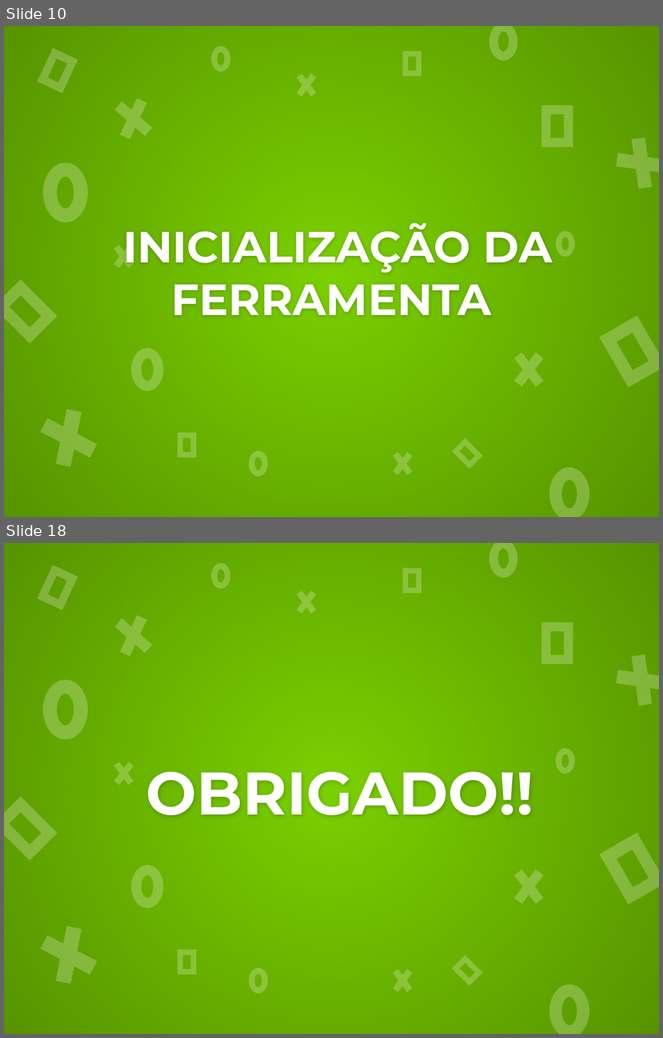
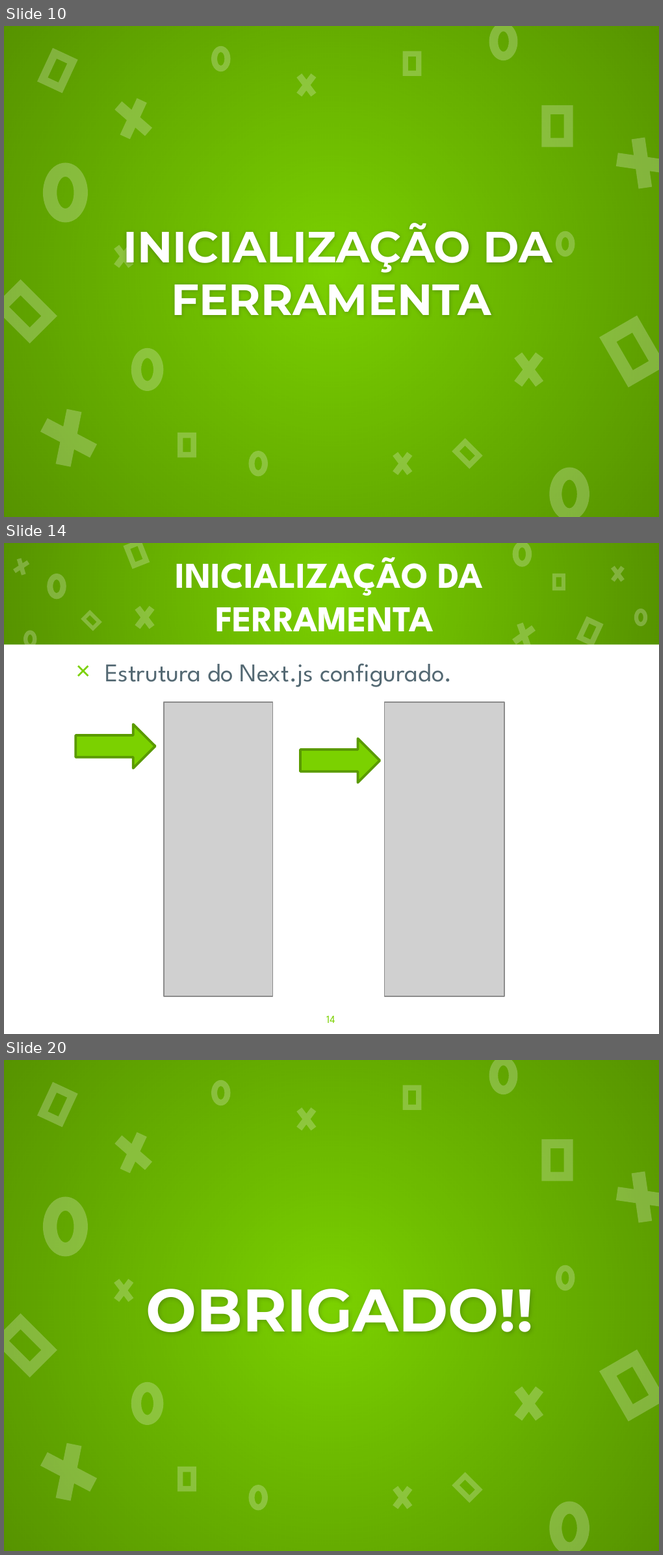
Before and after one commit to C4PISTRANO/DW2A4, a slide deck: Tecnologia Javascript/NextJs.pptx. Shown one above the other, each under a label of ours: slides 10 and 18 before the commit, slides 10, 14 and 20 after it; the slides between them are not shown. The pictures are 663x1038 and 663x1555 pixels, drawn with LibreOffice and Linux fonts; fonts in the diff are those of the drawing; grey boxes stand for pictures. Boxes give left, top, right and bottom in pixels: in the first picture for what was removed or moved away, otherwise in the second. Text is boxed around its words. In the diff, an @@ line names an element or a change of style, - is before the commit and + after.

```diff
--- a/Tecnologia Javascript/NextJs.pptx
+++ b/Tecnologia Javascript/NextJs.pptx
@@ slide 14 added at (4, 543, 659, 1034), background #7BD100 @@
@@ rectangle added at (4, 543, 659, 644), fill gradient #000000 @@
@@ cross added at (8, 552, 35, 582), fill #FFFFFF at 24% opacity @@
@@ frame added at (124, 543, 150, 568), fill #FFFFFF at 24% opacity @@
@@ title added at (175, 557, 484, 631), 30 pt, text #FFFFFF, bold @@
+INICIALIZAÇÃO DA FERRAMENTA
@@ donut added at (512, 543, 532, 566), fill #FFFFFF at 24% opacity @@
@@ cross added at (608, 561, 628, 587), fill #FFFFFF at 24% opacity @@
@@ donut added at (47, 574, 66, 599), fill #FFFFFF at 24% opacity @@
@@ frame added at (553, 574, 566, 591), fill #FFFFFF at 24% opacity @@
@@ cross added at (131, 599, 159, 635), fill #FFFFFF at 24% opacity @@
@@ frame added at (81, 609, 102, 631), fill #FFFFFF at 24% opacity @@
@@ cross added at (505, 613, 543, 657), fill #FFFFFF at 24% opacity @@
@@ frame added at (576, 616, 603, 646), fill #FFFFFF at 24% opacity @@
@@ donut added at (634, 609, 648, 626), fill #FFFFFF at 24% opacity @@
@@ donut added at (24, 630, 36, 648), fill #FFFFFF at 24% opacity @@
@@ rectangle added at (4, 644, 659, 1034), fill #FFFFFF @@
@@ text added at (105, 663, 452, 687), 21 pt, text #546973 @@
+× Estrutura do Next.js configurado.
@@ picture added at (164, 702, 272, 997) @@
@@ picture added at (385, 702, 504, 997) @@
@@ right arrow added at (76, 725, 155, 769), fill #7BD100, outline #5B9B00 2 pt @@
@@ right arrow added at (300, 739, 380, 782), fill #7BD100, outline #5B9B00 2 pt @@
@@ page number added at (326, 1016, 335, 1023), 9 pt, text #7BD100 @@
+14
@@ what was slide 18 is now slide 20 @@
```
Also in this commit, not shown: 10 slides changed, 2 other slides added, 1 slide removed, 5 other files.
